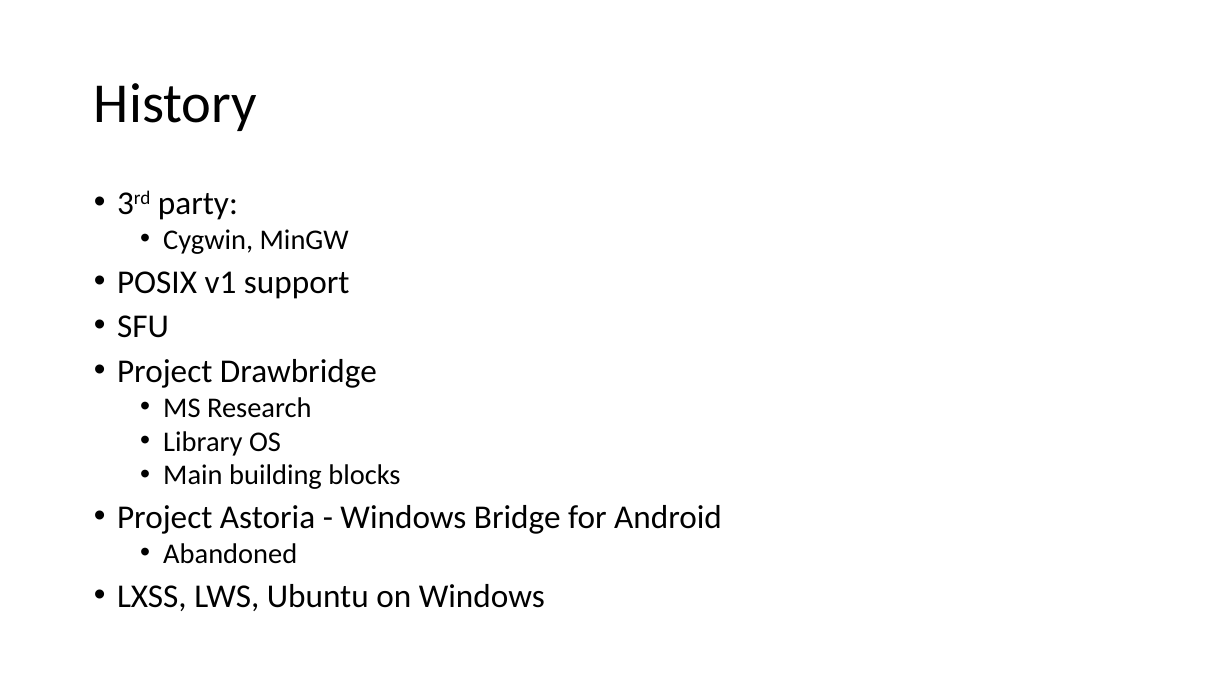
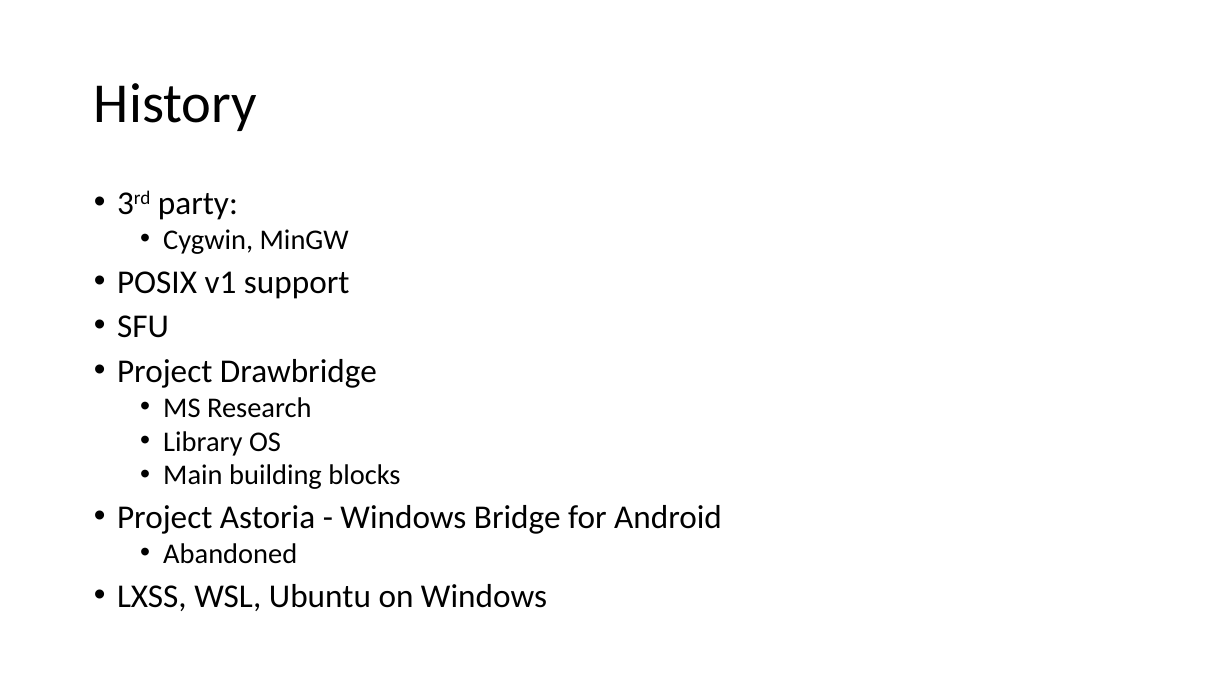
Before and after one commit to kpocza/LoWe, a slide deck: slide 3 of talks/entdev170222/EntDev170222_MSLovesLinux.pptx. Drawn at 1232x693 pixels with LibreOffice and Linux fonts; fonts in the diff are those of the drawing. Boxes give left, top, right and bottom in pixels: in the first picture for what was removed or moved away, otherwise in the second. Text is boxed around its words. In the diff, an @@ line names an element or a change of style, - is before the commit and + after.

```diff
--- a/talks/entdev170222/EntDev170222_MSLovesLinux.pptx
+++ b/talks/entdev170222/EntDev170222_MSLovesLinux.pptx
@@ text at [117, 584, 547, 611]: text changed @@
-• LXSS, LWS, Ubuntu on Windows
+• LXSS, WSL, Ubuntu on Windows
```
Also in this commit, not shown: 3 other files.
